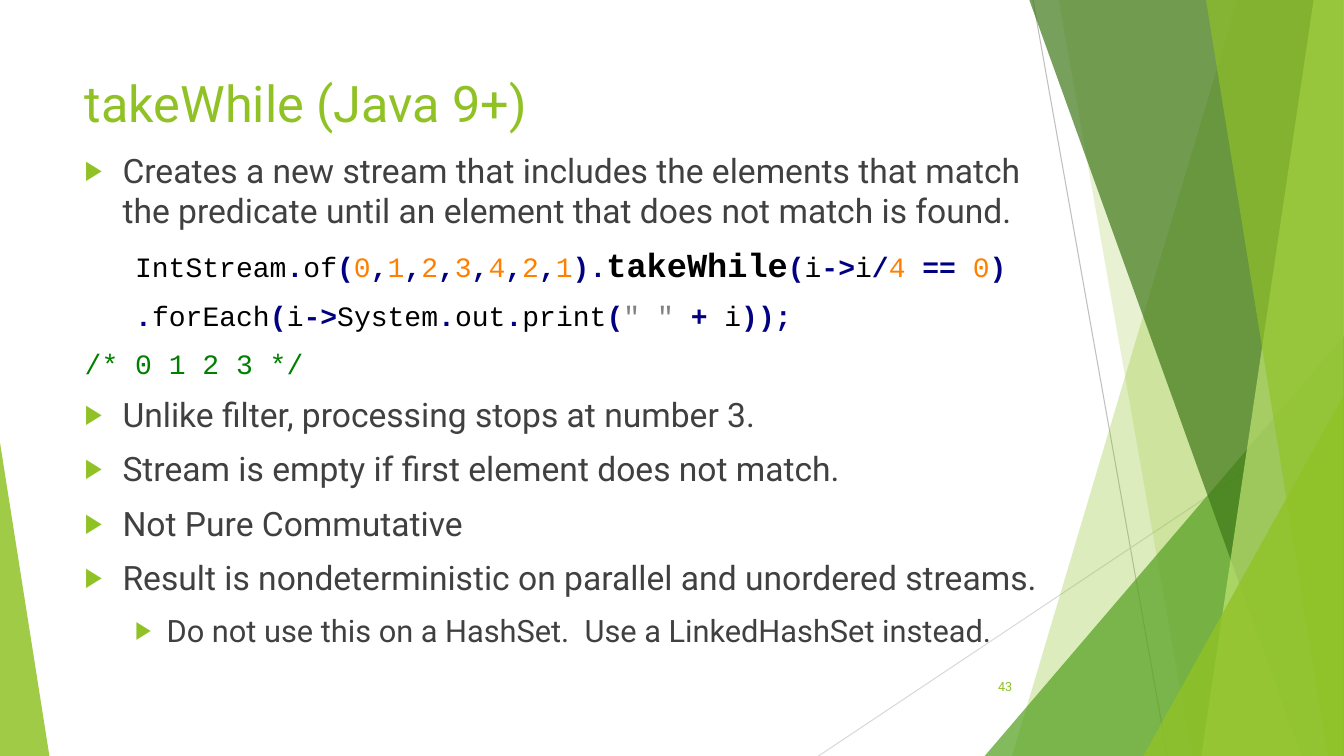
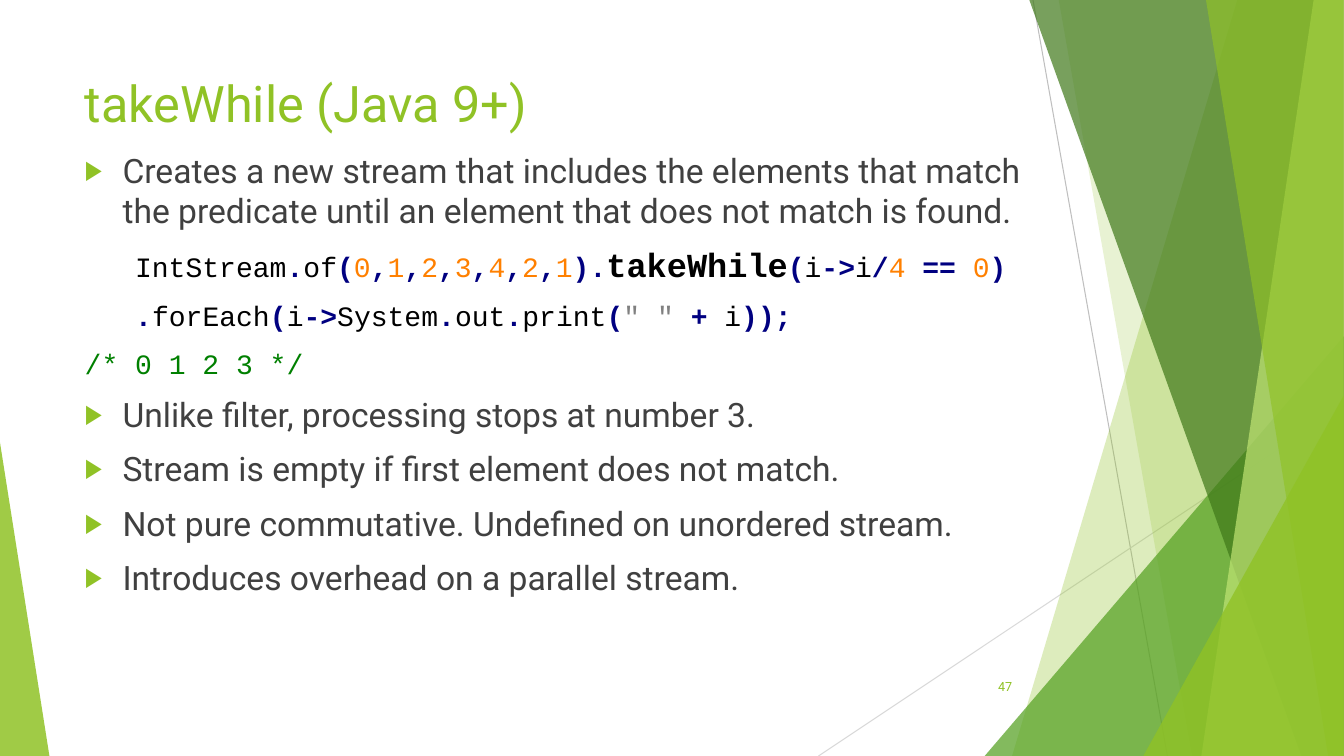
Before and after one commit to RichardRoda/2017-CodePaLOUsa-Lambda, a slide deck: slide 47 of Learning to Love the Lambda in the Stream.pptx (slide 43 before the commit). Drawn at 1344x756 pixels with LibreOffice and Linux fonts; fonts in the diff are those of the drawing. Boxes give left, top, right and bottom in pixels: in the first picture for what was removed or moved away, otherwise in the second. Text is boxed around its words. In the diff, an @@ line names an element or a change of style, - is before the commit and + after.

Commit message:
Add slides about sequential, parallel, ordered, and unordered streams.

```diff
--- a/Learning to Love the Lambda in the Stream.pptx
+++ b/Learning to Love the Lambda in the Stream.pptx
@@ text at bbox=[123, 510, 953, 597]: text changed @@
-▶ Not Pure Commutative
-▶ Result is nondeterministic on parallel and unordered streams.
-  ▶ Do not use this on a HashSet. Use a LinkedHashSet instead.
+▶ Not pure commutative. Undefined on unordered stream.
+▶ Introduces overhead on a parallel stream.
@@ page number at bbox=[998, 682, 1012, 691]: text changed @@
-43
+47
```
Also in this commit, not shown: 18 other slides changed, 4 slides added, 1 other file.
